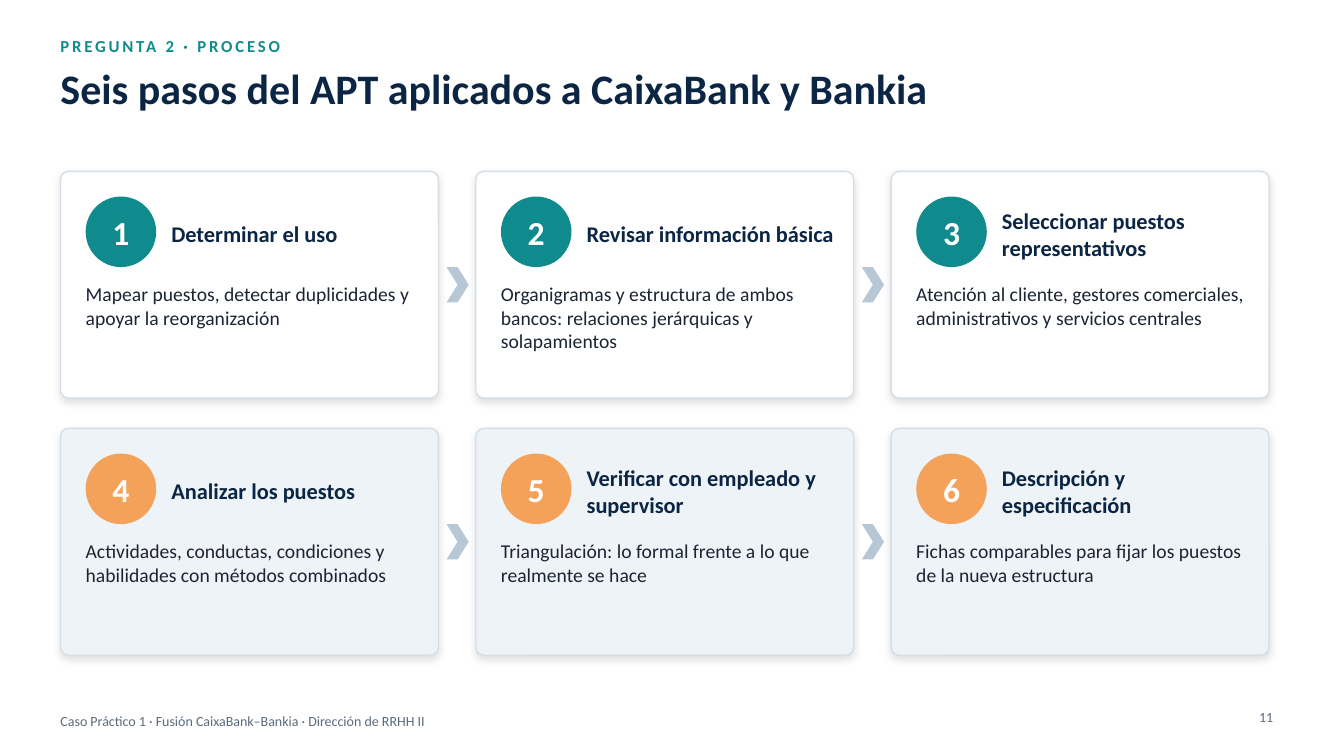
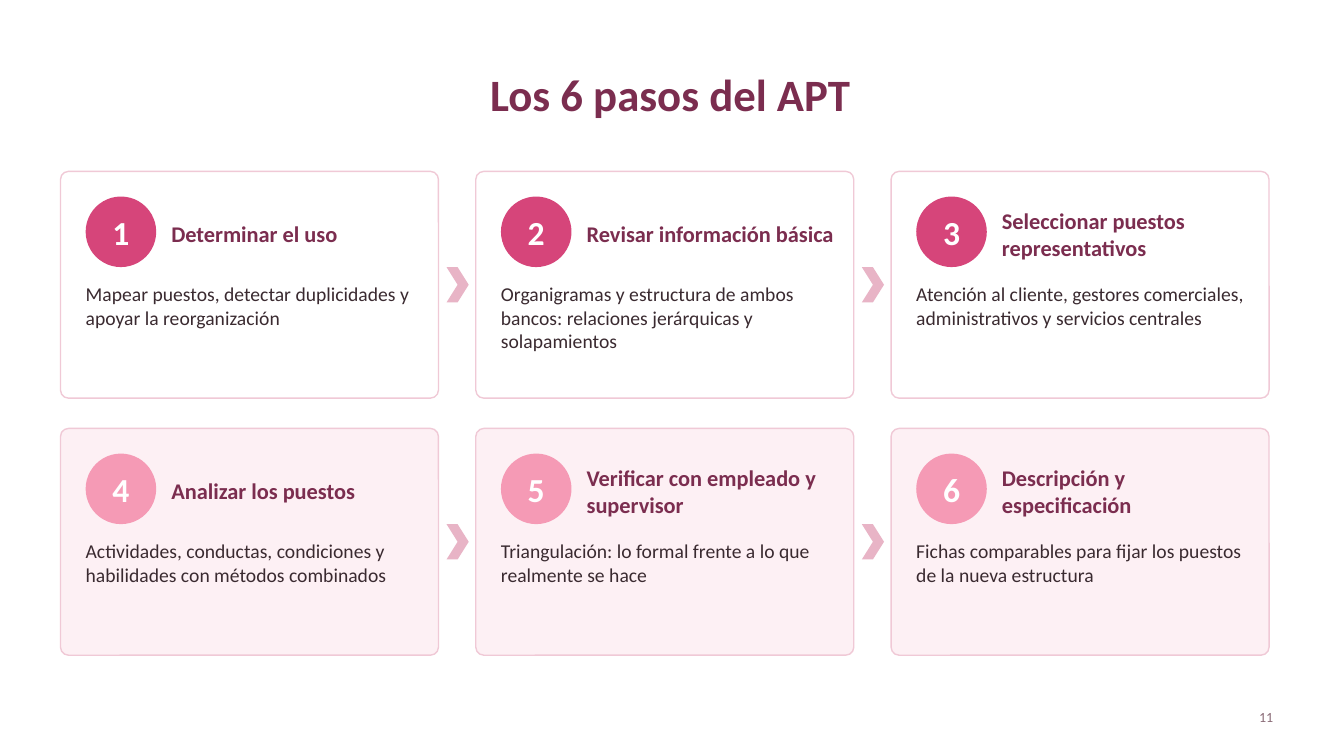
Before and after one commit to germancoortes/Ascensor, a slide deck: slide 11 of caso_caixabank_bankia/Presentacion_Fusion_CaixaBank_Bankia.pptx. Drawn at 1344x756 pixels with LibreOffice and Linux fonts; fonts in the diff are those of the drawing. Boxes give left, top, right and bottom in pixels: in the first picture for what was removed or moved away, otherwise in the second. Text is boxed around its words. In the diff, an @@ line names an element or a change of style, - is before the commit and + after.

```diff
--- a/caso_caixabank_bankia/Presentacion_Fusion_CaixaBank_Bankia.pptx
+++ b/caso_caixabank_bankia/Presentacion_Fusion_CaixaBank_Bankia.pptx
@@ title "Los 6 pasos del APT" at [490, 79, 850, 118]: vertical alignment top to middle @@
@@ text removed at [166, 41, 174, 52] @@
-PREGUNTA 2 · PROCESO
@@ title at [490, 79, 850, 118]: text changed; size 30 to 32 pt; text colour #0B2545 to #7B2D4F @@
-Seis pasos del APT aplicados a CaixaBank y Bankia
+Los 6 pasos del APT
@@ outline #D5DEE7 1 pt to #F0C9D6 1 pt; shadow off in 3 elements at [476, 171, 854, 398], [891, 171, 1269, 398], [60, 171, 439, 398] @@
@@ fill #0F8B8D to #D6457A in 3 elements at [86, 197, 156, 267], [501, 197, 572, 267], [917, 197, 987, 267] @@
@@ fill #EEF3F7 to #FDF0F4; outline #D5DEE7 1 pt to #F0C9D6 1 pt; shadow off in 3 elements at [60, 429, 439, 655], [476, 429, 854, 655], [891, 429, 1269, 655] @@
@@ fill #F4A259 to #F59AB5 in 3 elements at [86, 454, 156, 524], [501, 454, 572, 524], [917, 454, 987, 524] @@
@@ text colour #0B2545 to #7B2D4F in 6 elements at [171, 226, 337, 242], [587, 226, 834, 242], [1002, 213, 1185, 260], [171, 483, 355, 503], [587, 470, 816, 517], [1002, 470, 1132, 517] @@
@@ fill #B8C7D6 to #E8B4C6 in 4 elements at [447, 267, 469, 302], [862, 267, 884, 302], [447, 524, 469, 560], [862, 524, 884, 560] @@
@@ text colour #1B2433 to #3A2A30 in 6 elements at [86, 287, 409, 329], [501, 287, 793, 351], [916, 287, 1243, 328], [86, 544, 386, 582], [501, 544, 809, 582], [916, 544, 1241, 582] @@
@@ text removed at [60, 716, 425, 726] @@
-Caso Práctico 1 · Fusión CaixaBank–Bankia · Dirección de RRHH II
@@ page number at [1259, 713, 1273, 722]: text colour #5C6B7A to #8A6B77 @@
```
Also in this commit, not shown: 20 other slides changed, 1 slide added, 2 slides removed, 6 other files.
